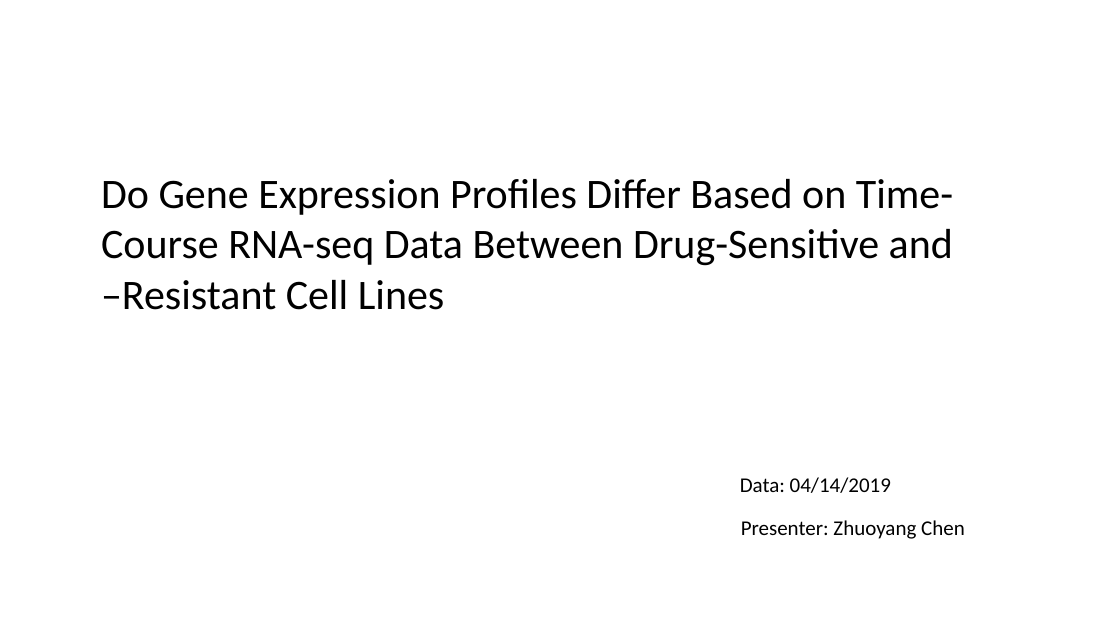
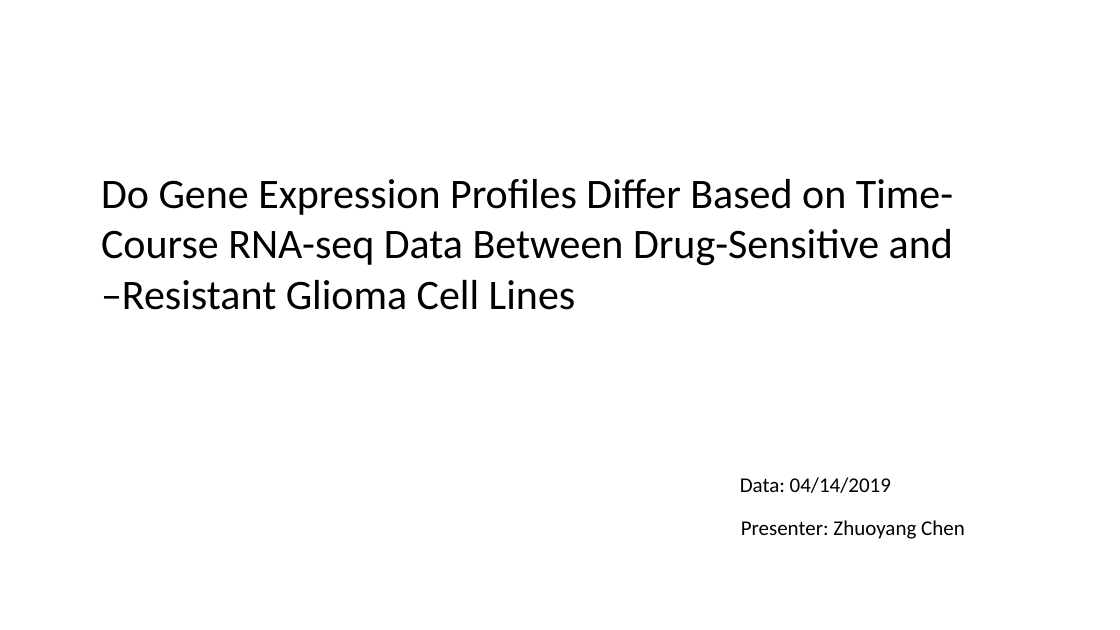
Before and after one commit to georgedashen/ANGSD_final, a slide deck: slide 1 of ANGSD_final.pptx. Drawn at 1120x630 pixels with LibreOffice and Linux fonts; fonts in the diff are those of the drawing. Boxes give left, top, right and bottom in pixels: in the first picture for what was removed or moved away, otherwise in the second. Text is boxed around its words. In the diff, an @@ line names an element or a change of style, - is before the commit and + after.

```diff
--- a/ANGSD_final.pptx
+++ b/ANGSD_final.pptx
@@ text at [101,179,953,310]: text changed @@
-Do Gene Expression Profiles Differ Based on Time-Course RNA-seq Data Between Drug-Sensitive and –Resistant Cell Lines
+Do Gene Expression Profiles Differ Based on Time-Course RNA-seq Data Between Drug-Sensitive and –Resistant Glioma Cell Lines
```
Also in this commit, not shown: 8 other slides changed, 4 slides added, 1 other file.
